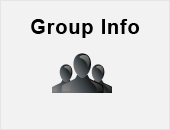
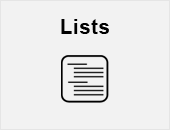
Revision of a layered w=170, h=130 image; what changed, layer by layer:
added group "Lists" (1st of 2) with 2 layers above "Group Info" over [61, 19, 109, 103]
added layer "Lists" (2nd of 2, in "Lists") in group "Lists" over [61, 19, 109, 34]
added layer "Lists Icon" in group "Lists" over [61, 55, 109, 103]
hid group "Group Info" (1st of 2) (2 layers) over [31, 19, 139, 93]
